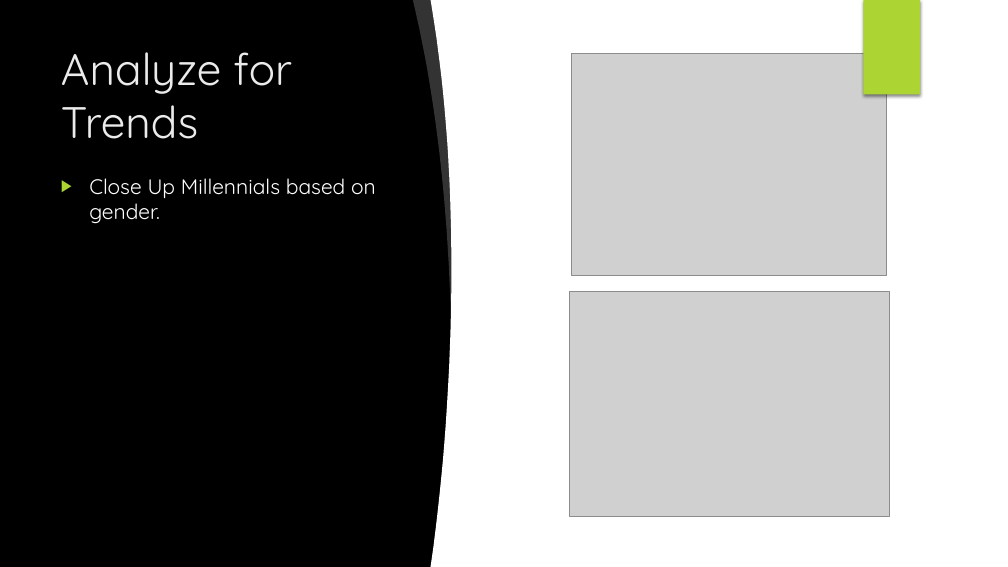
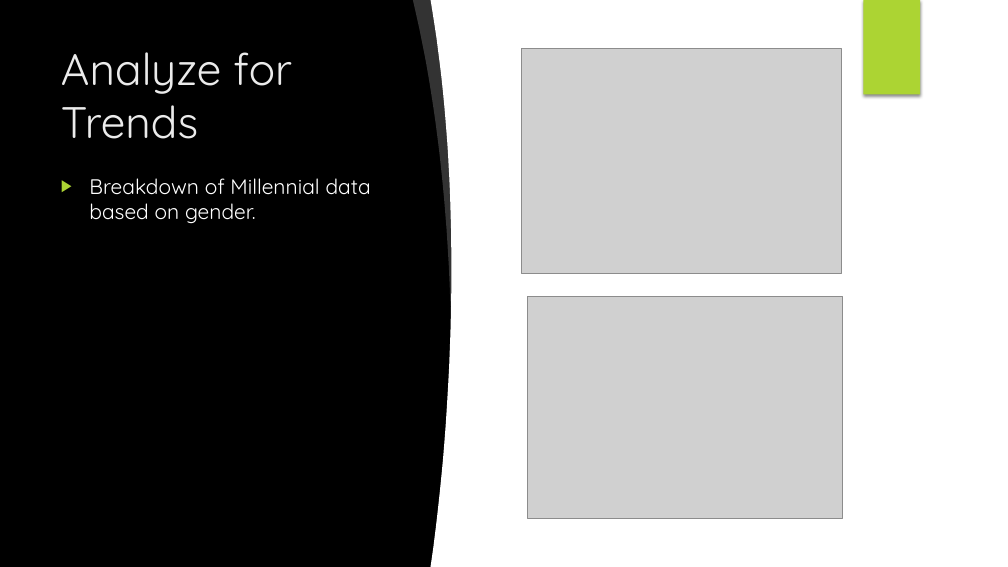
Before and after one commit to ludmilagd/SocialMediaUsageImpact, a slide deck: slide 16 of SocialMediaSuicideRate.pptx. Drawn at 1008x567 pixels with LibreOffice and Linux fonts; fonts in the diff are those of the drawing; grey boxes stand for pictures; background and template pictures are left out. Boxes give left, top, right and bottom in pixels: in the first picture for what was removed or moved away, otherwise in the second. Text is boxed around its words. In the diff, an @@ line names an element or a change of style, - is before the commit and + after.

```diff
--- a/SocialMediaSuicideRate.pptx
+++ b/SocialMediaSuicideRate.pptx
@@ picture: place and size @@
-picture at (569,292,889,517)
+picture at (522,48,842,274)
@@ text at (89,178,371,224): text changed @@
-▶ Close Up Millennials based on gender.
+▶ Breakdown of Millennial data based on gender.
@@ picture: place and size @@
-picture at (572,54,887,275)
+picture at (528,296,843,518)
```
Also in this commit, not shown: 11 other slides changed, 1 slide removed.
